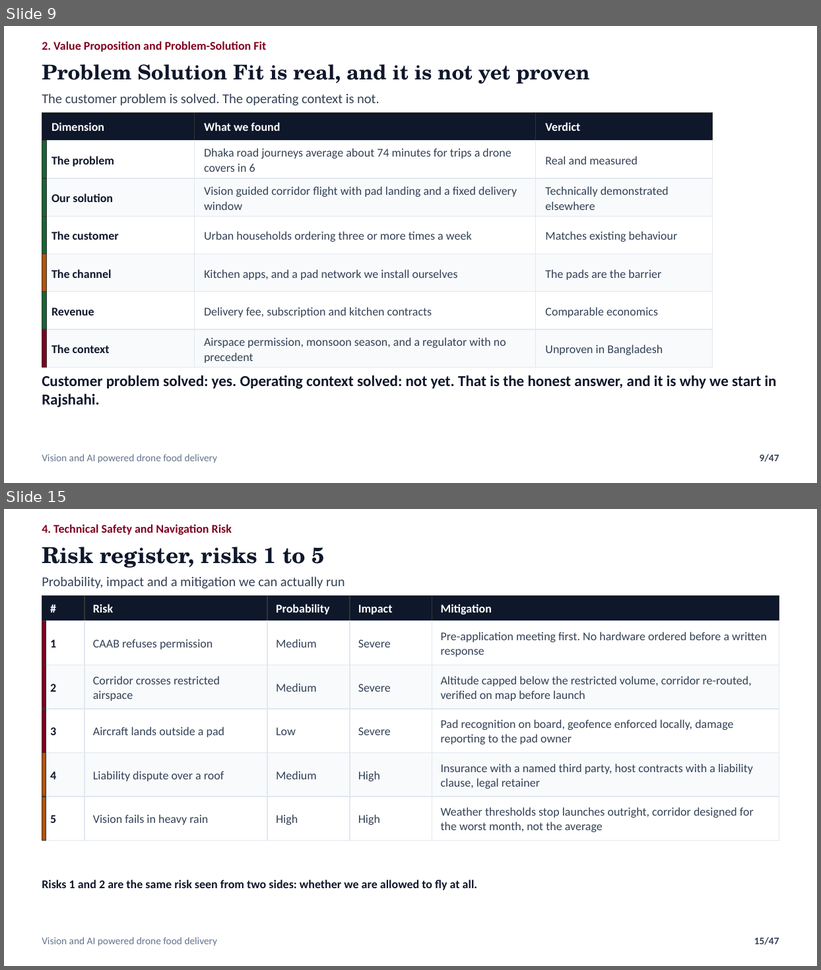
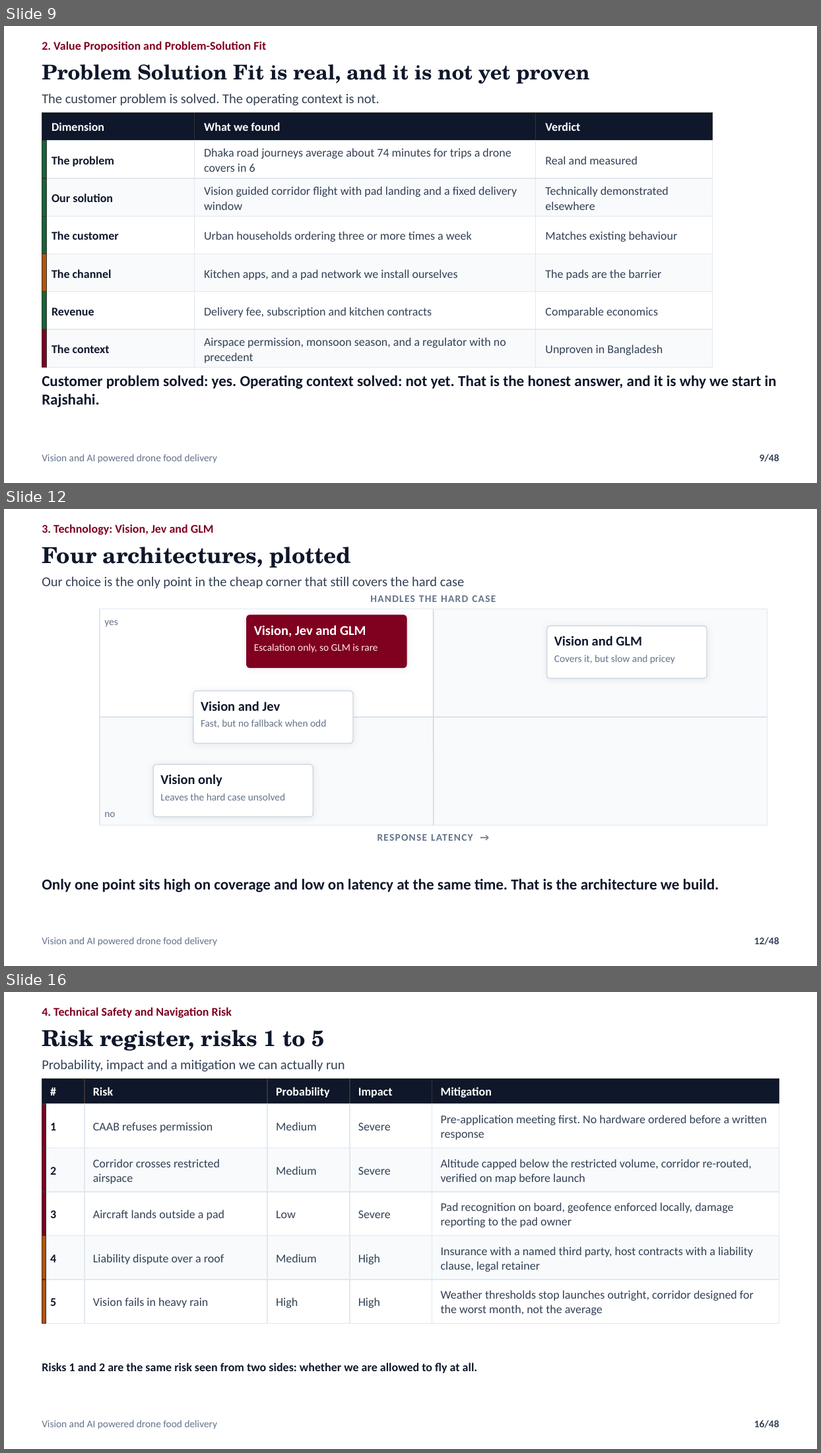
Before and after one commit to nafiskabbo/presentation-hum, a slide deck: output/AeroSetu_Group_Presentation-v1.pptx. Shown one above the other, each under a label of ours: slides 9 and 15 before the commit, slides 9, 12 and 16 after it; the slides between them are not shown. The pictures are 821x970 and 821x1453 pixels, drawn with LibreOffice and Linux fonts; fonts in the diff are those of the drawing. Boxes give left, top, right and bottom in pixels: in the first picture for what was removed or moved away, otherwise in the second. Text is boxed around its words. In the diff, an @@ line names an element or a change of style, - is before the commit and + after.

```diff
--- a/output/AeroSetu_Group_Presentation-v1.pptx
+++ b/output/AeroSetu_Group_Presentation-v1.pptx
@@ slide 12 added at (4, 509, 817, 966), background #FFFFFF @@
@@ text added at (42, 524, 214, 535), 14 pt, text #800020, bold @@
+3. Technology: Vision, Jev and GLM
@@ text added at (42, 547, 351, 568), 26 pt, text #0F172A, bold @@
+Four architectures, plotted
@@ text added at (42, 576, 465, 589), 16 pt, text #334155 @@
+Our choice is the only point in the cheap corner that still covers the hard case
@@ text added at (370, 595, 496, 602), 12 pt, text #64748B, bold @@
+HANDLES THE HARD CASE
@@ rectangle added at (100, 609, 767, 826), fill #F8FAFC, outline #E2E8F0 1 pt @@
@@ rectangle added at (100, 609, 434, 717), fill #FFFFFF, outline #E2E8F0 1 pt @@
@@ text added at (104, 620, 118, 627), 12 pt, text #64748B @@
+yes
@@ rounded rectangle added at (247, 615, 407, 667), fill #800020, outline #800020 1 pt @@
@@ text added at (254, 625, 366, 637), 16 pt, text #FFFFFF, bold @@
+Vision, Jev and GLM
@@ line added from (434, 609) to (434, 826), #CBD5E1 1 pt @@
@@ rounded rectangle added at (547, 626, 707, 679), fill #FFFFFF, outline #CBD5E1 1 pt @@
@@ text added at (254, 644, 378, 653), 12 pt, text #FDE8EA @@
+Escalation only, so GLM is rare
@@ text added at (554, 636, 642, 646), 16 pt, text #0F172A, bold @@
+Vision and GLM
@@ text added at (554, 655, 675, 664), 12 pt, text #64748B @@
+Covers it, but slow and pricey
@@ rounded rectangle added at (193, 691, 354, 743), fill #FFFFFF, outline #CBD5E1 1 pt @@
@@ text added at (201, 701, 281, 711), 16 pt, text #0F172A, bold @@
+Vision and Jev
@@ line added from (100, 718) to (767, 718), #CBD5E1 1 pt @@
@@ text added at (201, 720, 326, 728), 12 pt, text #64748B @@
+Fast, but no fallback when odd
@@ rounded rectangle added at (153, 764, 314, 817), fill #FFFFFF, outline #CBD5E1 1 pt @@
@@ text added at (160, 774, 222, 787), 16 pt, text #0F172A, bold @@
+Vision only
@@ text added at (160, 793, 285, 801), 12 pt, text #64748B @@
+Leaves the hard case unsolved
@@ text added at (104, 812, 115, 817), 12 pt, text #64748B @@
+no
@@ text added at (378, 834, 473, 841), 12 pt, text #64748B, bold @@
+RESPONSE LATENCY →
@@ text added at (42, 879, 719, 892), 18 pt, text #0F172A, bold @@
+Only one point sits high on coverage and low on latency at the same time. That is the architecture we build.
@@ text added at (42, 937, 218, 947), 12 pt, text #64748B @@
+Vision and AI powered drone food delivery
@@ page number added at (754, 937, 780, 945), 12 pt, text #334155, bold @@
+12/48
@@ page number at (760, 454, 780, 462): text changed @@
-9/47
+9/48
@@ what was slide 15 is now slide 16 @@
@@ page number at (754, 1420, 780, 1428): text changed @@
-15/47
+16/48
```
Also in this commit, not shown: 14 slides changed, 1 other slide added, 1 slide removed, 5 other files.
